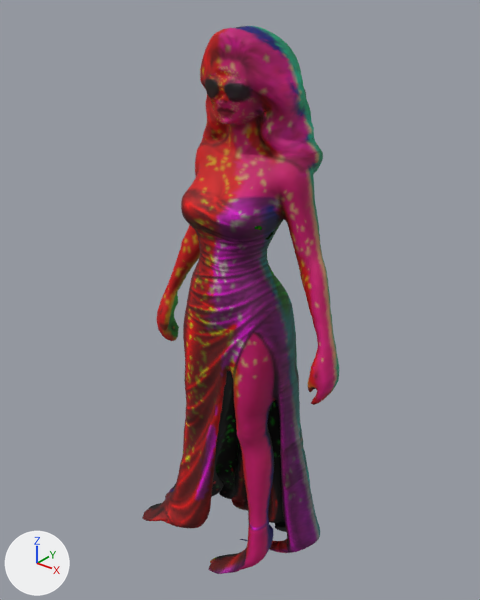
One commit to the glTF model assets/figures/vesper.glb: the scene before it, then after it.
One viewpoint serves both versions: a camera (50 mm lens) standing at (1.174, -1.471, 1.922) and looking at (-0.056, 0.066, 0.969). Arrows for +X, +Y and +Z are at lower left; the lights stay in place. The first picture is the older version.

The older version as bpy lines, for what is in view:
```python
mat_vesper = bpy.data.materials.new('vesper')
mat_vesper.use_nodes = True; mat_vesper.node_tree.nodes.clear()
_N = mat_vesper.node_tree.nodes; _L = mat_vesper.node_tree.links
n0 = _N.new('ShaderNodeBsdfPrincipled'); n0.name = 'Principled BSDF'
n0.inputs[2].default_value = 0.7  # 'Roughness'
n1 = _N.new('ShaderNodeOutputMaterial'); n1.name = 'Material Output'
n2 = _N.new('ShaderNodeMix'); n2.name = 'Mix'
n2.data_type = 'RGBA'
n2.blend_type = 'MULTIPLY'
n2.inputs[0].default_value = 1.0  # 'Factor'
n3 = _N.new('ShaderNodeVertexColor'); n3.name = 'Color Attribute'
n4 = _N.new('ShaderNodeTexImage'); n4.name = 'Image Texture'
n4.image = img_vesper_tex
_L.new(n0.outputs[0], n1.inputs[0])  # 'BSDF' to 'Surface'
_L.new(n2.outputs[2], n0.inputs[0])  # 'Result' to 'Base Color'
_L.new(n3.outputs[0], n2.inputs[7])  # 'Color' to 'B'
_L.new(n4.outputs[0], n2.inputs[6])  # 'Color' to 'A'
me_mesh_0 = bpy.data.meshes.new('Mesh_0')
me_mesh_0.from_pydata(...)  # 38408 vertices, 76782 faces; spans x -0.41..0.37, y -0.19..0.29, z -0.01..1.81
me_mesh_0.materials.append(mat_vesper)
ob_vesper = bpy.data.objects.new('vesper', me_mesh_0)
ob_vesper.location = (0.0, 0.0, 0.0)
```
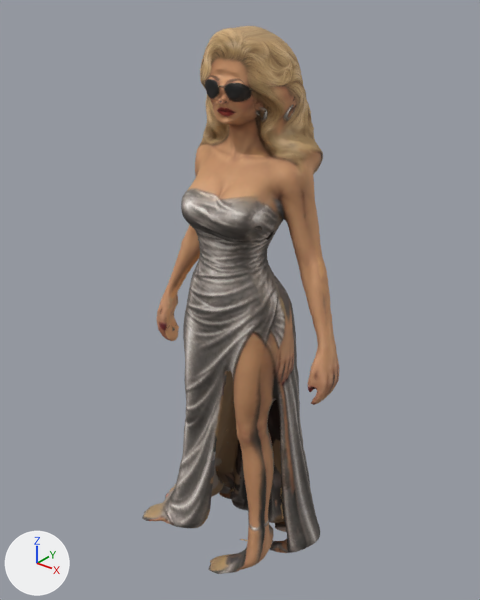
Boxes (x1, y1, x2, y2) around the edits, measured in the pictures (480 x 600 px; the box of a moved part takes in the faces that stretch with it):
'vesper', surface changed (lighter): (142, 26, 339, 574) in both
part 1 of me_mesh_0, moved or reshaped: (143, 31, 338, 573) in both
part 2 of me_mesh_0, surface changed (lighter): (144, 26, 339, 574) in both

The change, as a diff of the scene's bpy script:
```diff
--- a/assets/figures/vesper.glb.py
+++ b/assets/figures/vesper.glb.py
@@ img_vesper_baked @@
+img_vesper_baked = load_image('vesper_baked', '_unpacked/vesper_baked', 2048, 2048, 'sRGB')
@@ mat_vesper @@
 n0 = _N.new('ShaderNodeBsdfPrincipled'); n0.name = 'Principled BSDF'
 n1 = _N.new('ShaderNodeOutputMaterial'); n1.name = 'Material Output'
-n2 = _N.new('ShaderNodeMix'); n2.name = 'Mix'
-n2.data_type = 'RGBA'
-n2.blend_type = 'MULTIPLY'
-n2.inputs[0].default_value = 1.0  # 'Factor'
-n3 = _N.new('ShaderNodeVertexColor'); n3.name = 'Color Attribute'
 n4 = _N.new('ShaderNodeTexImage'); n4.name = 'Image Texture'
-n4.image = img_vesper_tex
+n4.image = img_vesper_baked
 _L.new(n0.outputs[0], n1.inputs[0])  # 'BSDF' to 'Surface'
-_L.new(n2.outputs[2], n0.inputs[0])  # 'Result' to 'Base Color'
-_L.new(n3.outputs[0], n2.inputs[7])  # 'Color' to 'B'
-_L.new(n4.outputs[0], n2.inputs[6])  # 'Color' to 'A'
+_L.new(n4.outputs[0], n0.inputs[0])  # 'Color' to 'Base Color'
@@ me_mesh_0 @@
 me_mesh_0.from_pydata(...)  # 38408 vertices, 76782 faces; spans x -0.41..0.37, y -0.19..0.29, z -0.01..1.81
 # used by ob_vesper; location = (0.0, 0.0, 0.0)
+# me_mesh_0 part 1: 3844 vertices moved within x -0.39..0.36, y -0.19..0.27, z 0.0..1.8
+# me_mesh_0 part 2: 48133 kept faces spanning x -0.41..0.37, y -0.19..0.29, z -0.01..1.81 get new texture (UV) coordinates
 me_mesh_0.materials.append(mat_vesper)
```
